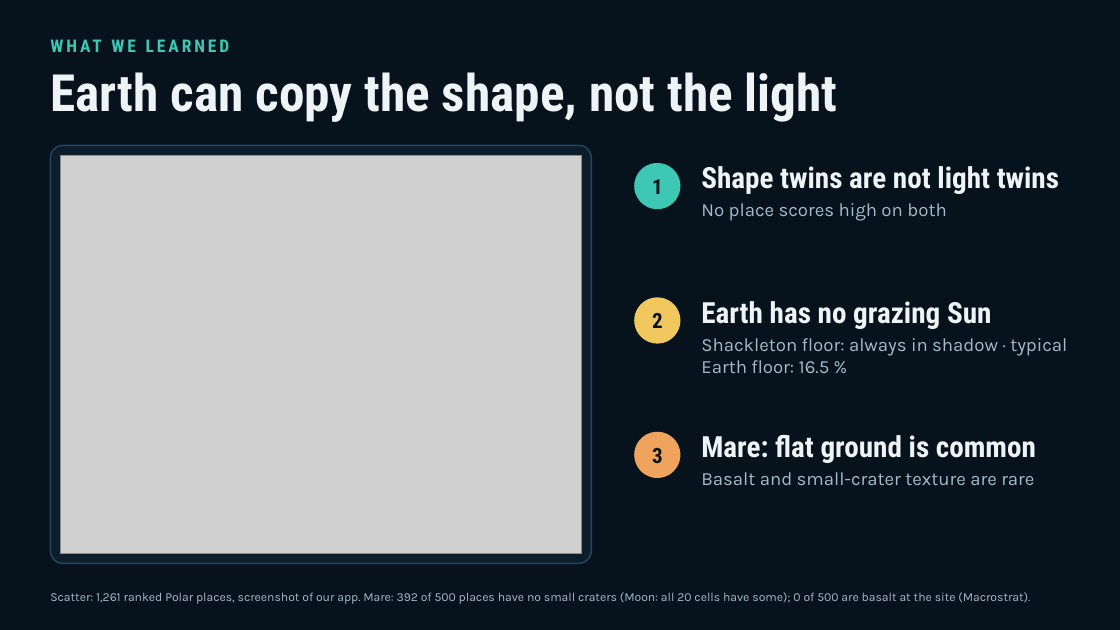
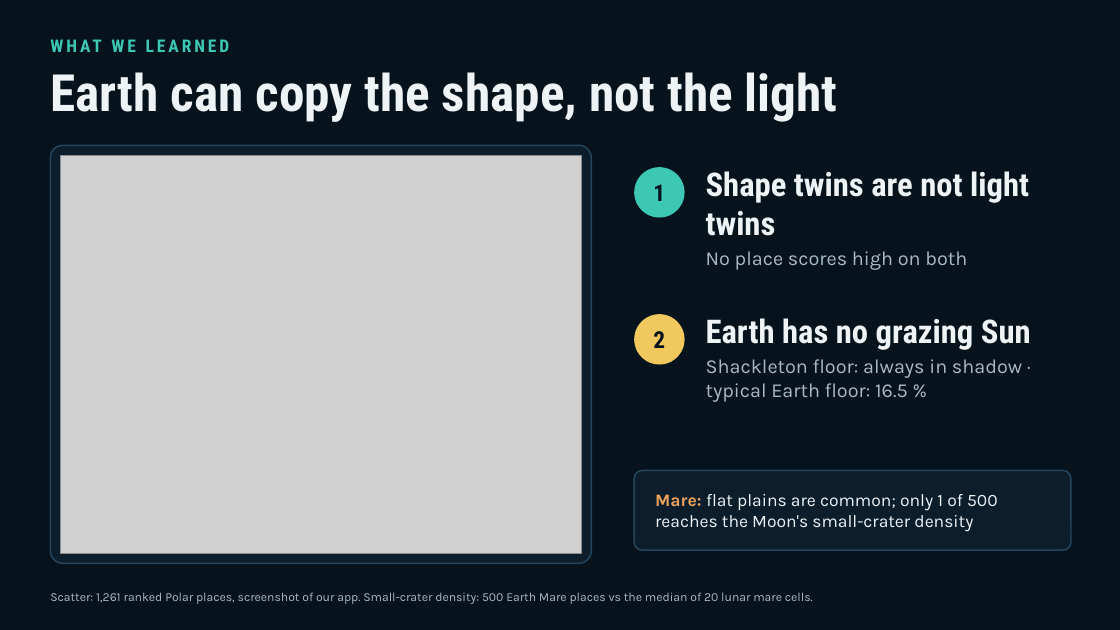
Before and after one commit to TLCasparS/EspaceOdyssey, a slide deck: slide 6 of pitch/Moon_Twins_on_Earth.pptx. Drawn at 1120x630 pixels with LibreOffice and Linux fonts; fonts in the diff are those of the drawing; grey boxes stand for pictures. Boxes give left, top, right and bottom in pixels: in the first picture for what was removed or moved away, otherwise in the second. Text is boxed around its words. In the diff, an @@ line names an element or a change of style, - is before the commit and + after.

```diff
--- a/pitch/Moon_Twins_on_Earth.pptx
+++ b/pitch/Moon_Twins_on_Earth.pptx
@@ ellipse "1": place and size @@
-ellipse "1" at [634, 163, 681, 209]
+ellipse "1" at [634, 167, 685, 218]
@@ ellipse "1" at [634, 167, 685, 218]: size 18 to 20 pt @@
@@ text "Shape twins are not light ..." at [706, 171, 1029, 270]: size 25 to 28 pt in "Shape twins are not light twins"; size 16 to 17 pt in "No place scores high on both" @@
@@ ellipse "2" at [634, 314, 685, 365]: size 18 to 20 pt @@
@@ ellipse "2": place and size @@
-ellipse "2" at [634, 297, 681, 344]
+ellipse "2" at [634, 314, 685, 365]
@@ text "Earth has no grazing Sun": place and size @@
-text "Earth has no grazing Sun" at [701, 301, 1067, 373]
+text "Earth has no grazing Sun" at [706, 318, 1031, 402]
@@ text "Earth has no grazing Sun" at [706, 318, 1031, 402]: size 25 to 28 pt in "Earth has no grazing Sun"; size 16 to 17 pt in "Shackleton floor: always in shadow · typical ..." @@
@@ ellipse removed at [634, 432, 681, 478] @@
-3
@@ rounded rectangle added at [634, 471, 1071, 550], fill #0C1E2C, outline #24465E 1.25 pt @@
@@ text "Mare: flat plains are common; ..." at [655, 494, 998, 532]: vertical alignment top to middle @@
@@ text at [655, 494, 998, 532]: text changed; size 16 to 15 pt; text colour #A7BAC7 to #EEF3F6 @@
-Mare: flat ground is common
-Basalt and small-crater texture are rare
+Mare: flat plains are common; only 1 of 500 reaches the Moon's small-crater density
@@ text at [50, 592, 813, 604]: text changed @@
-Scatter: 1,261 ranked Polar places, screenshot of our app. Mare: 392 of 500 places have no small craters (Moon: all 20 cells have some); 0 of 500 are basalt at the site (Macrostrat).
+Scatter: 1,261 ranked Polar places, screenshot of our app. Small-crater density: 500 Earth Mare places vs the median of 20 lunar mare cells.
```
Also in this commit, not shown: 3 other slides changed, 7 other files.
